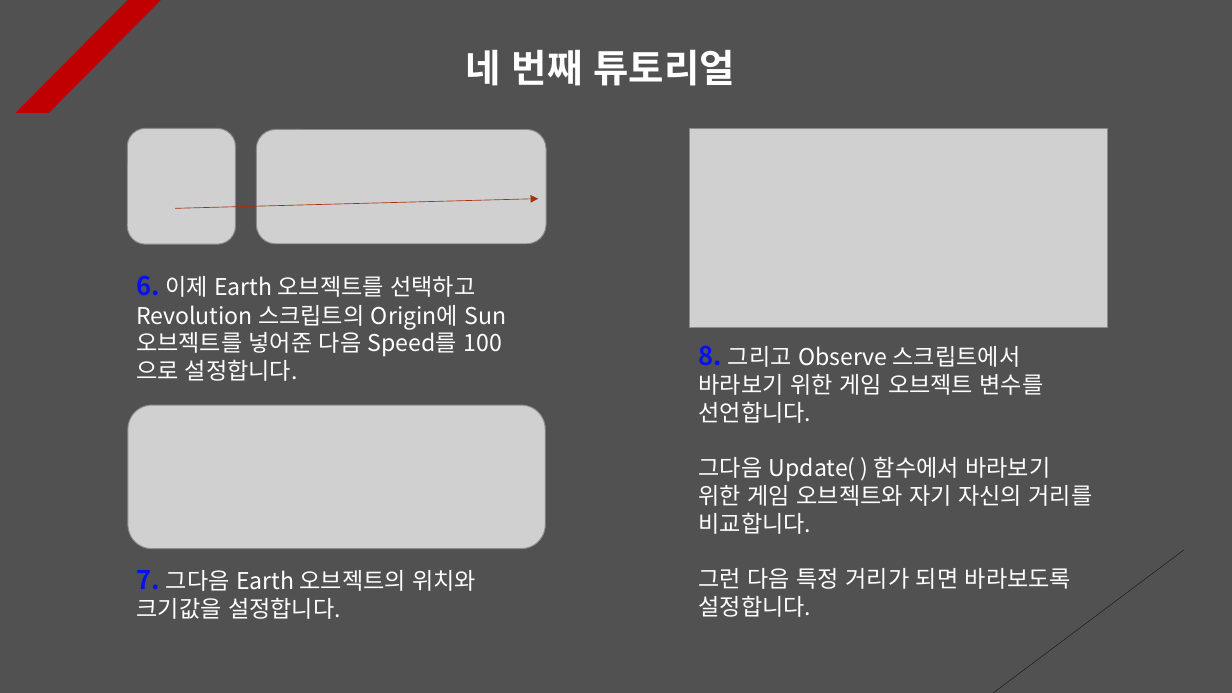
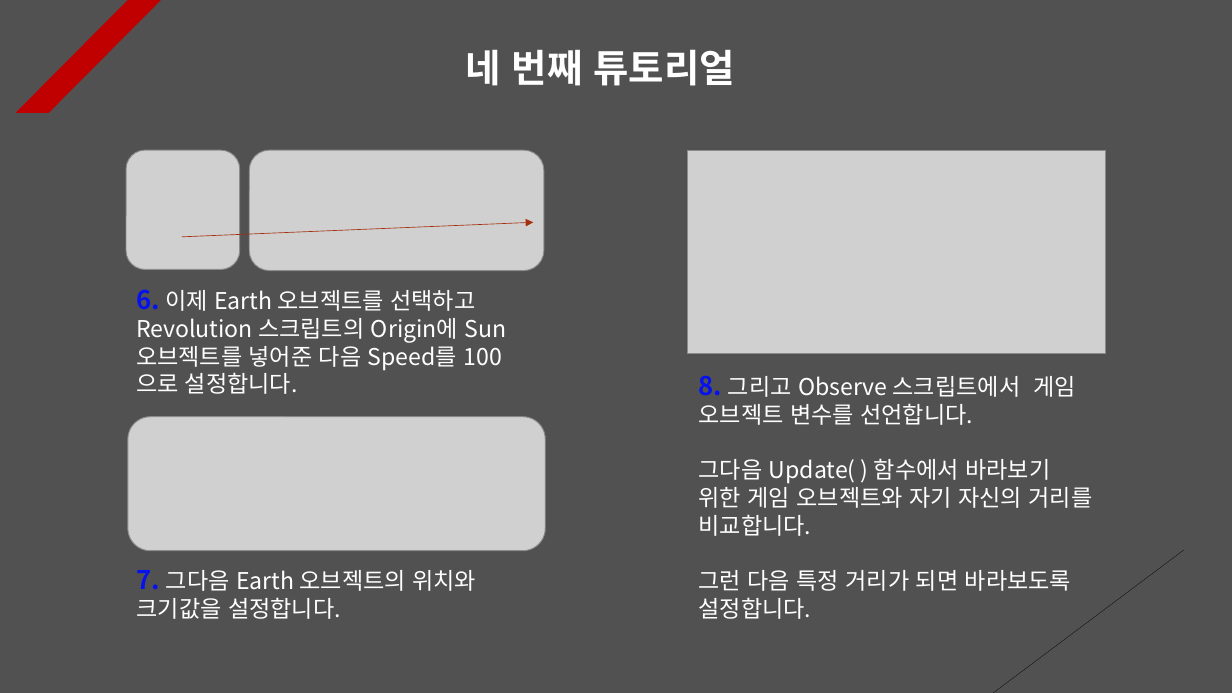
Before and after one commit to Unity2033/3D-UnityEngine, a slide deck: slide 5 of Assets/Class/Rotation/PPT Data/Rotation Example.pptx. Drawn at 1232x693 pixels with LibreOffice and Linux fonts; fonts in the diff are those of the drawing; grey boxes stand for pictures. Boxes give left, top, right and bottom in pixels: in the first picture for what was removed or moved away, otherwise in the second. Text is boxed around its words. In the diff, an @@ line names an element or a change of style, - is before the commit and + after.

```diff
--- a/Assets/Class/Rotation/PPT Data/Rotation Example.pptx
+++ b/Assets/Class/Rotation/PPT Data/Rotation Example.pptx
@@ picture resized from (x1=128, y1=128, x2=236, y2=244) to (x1=126, y1=150, x2=239, y2=269) @@
@@ picture resized from (x1=256, y1=129, x2=545, y2=244) to (x1=250, y1=150, x2=544, y2=270) @@
@@ picture moved from (x1=689, y1=128, x2=1107, y2=328) to (x1=688, y1=150, x2=1105, y2=353) @@
@@ arrow moved from (175, 208) - (539, 199) to (182, 237) - (533, 223) @@
@@ text "6. 이제 Earth 오브젝트를 선택하고 ..." moved from (x1=136, y1=275, x2=507, y2=381) to (x1=136, y1=289, x2=507, y2=394) @@
@@ text "8. 그리고 Observe 스크립트에서 게임 ..." moved from (x1=699, y1=345, x2=1093, y2=617) to (x1=699, y1=375, x2=1093, y2=619) @@
@@ text at (x1=699, y1=375, x2=1076, y2=425): text changed @@
-8. 그리고 Observe 스크립트에서 바라보기 위한 게임 오브젝트 변수를 선언합니다.
+8. 그리고 Observe 스크립트에서 게임 오브젝트 변수를 선언합니다.
@@ picture resized from (x1=128, y1=405, x2=545, y2=548) to (x1=128, y1=417, x2=545, y2=551) @@
```
Also in this commit, not shown: 5 other slides changed, 40 other files.
